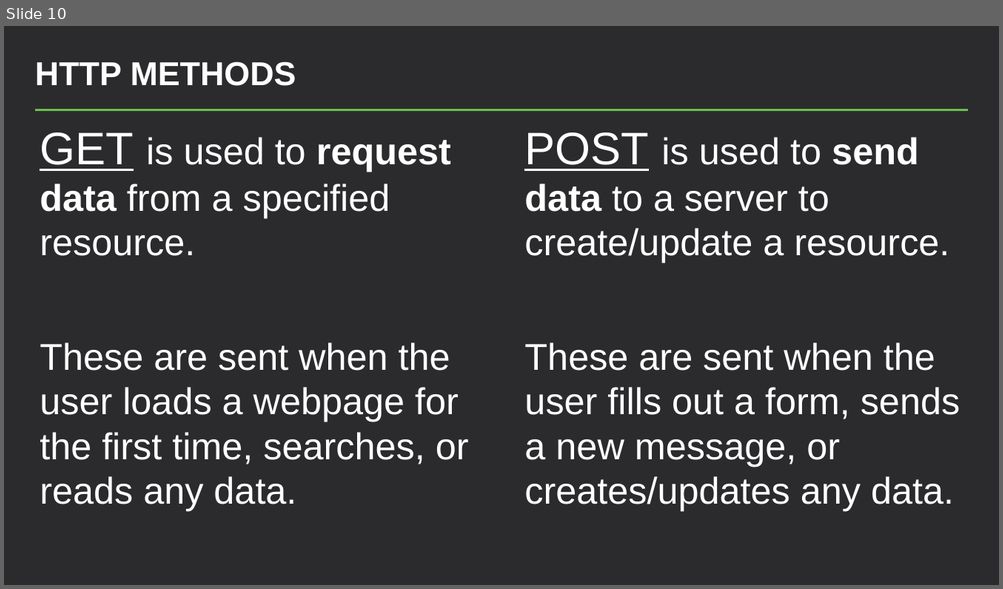
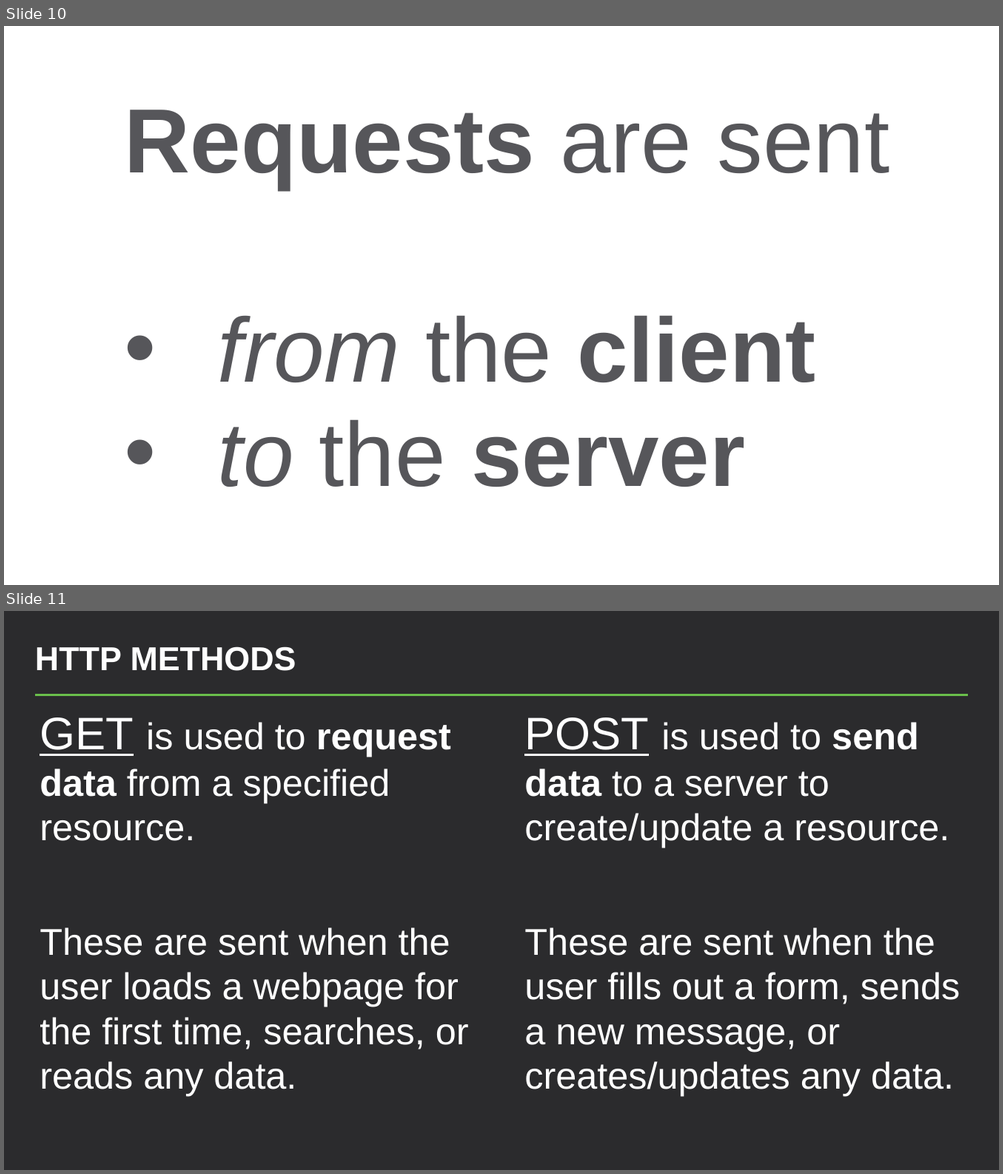
Before and after one commit to hytechclub/web-201, a slide deck: HttpOverview/HttpOverview.pptx. Shown one above the other, each under a label of ours: slide 10 before the commit, slides 10 and 11 after it. The pictures are 1003x589 and 1003x1174 pixels, drawn with LibreOffice and Linux fonts; fonts in the diff are those of the drawing. Boxes give left, top, right and bottom in pixels: in the first picture for what was removed or moved away, otherwise in the second. Text is boxed around its words. In the diff, an @@ line names an element or a change of style, - is before the commit and + after.

```diff
--- a/HttpOverview/HttpOverview.pptx
+++ b/HttpOverview/HttpOverview.pptx
@@ slide 10 added at [4,26,999,585], background #FFFFFF @@
@@ text added at [125,110,889,487], 88 pt, text #56565A, bold @@
+Requests are sent
+• from the client
+• to the server
@@ what was slide 10 is now slide 11 @@
```
Also in this commit, not shown: 1 slide changed, 1 other slide added, 2 other files.
